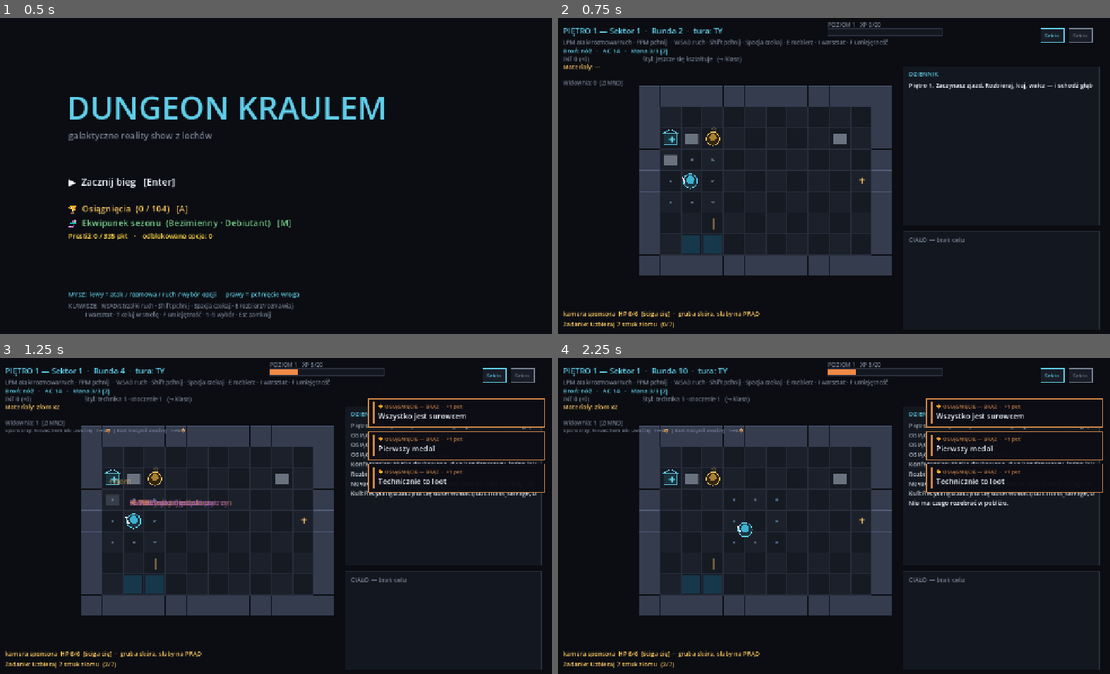
Above: before the commit, frames 1-4 (two rows, left to right).
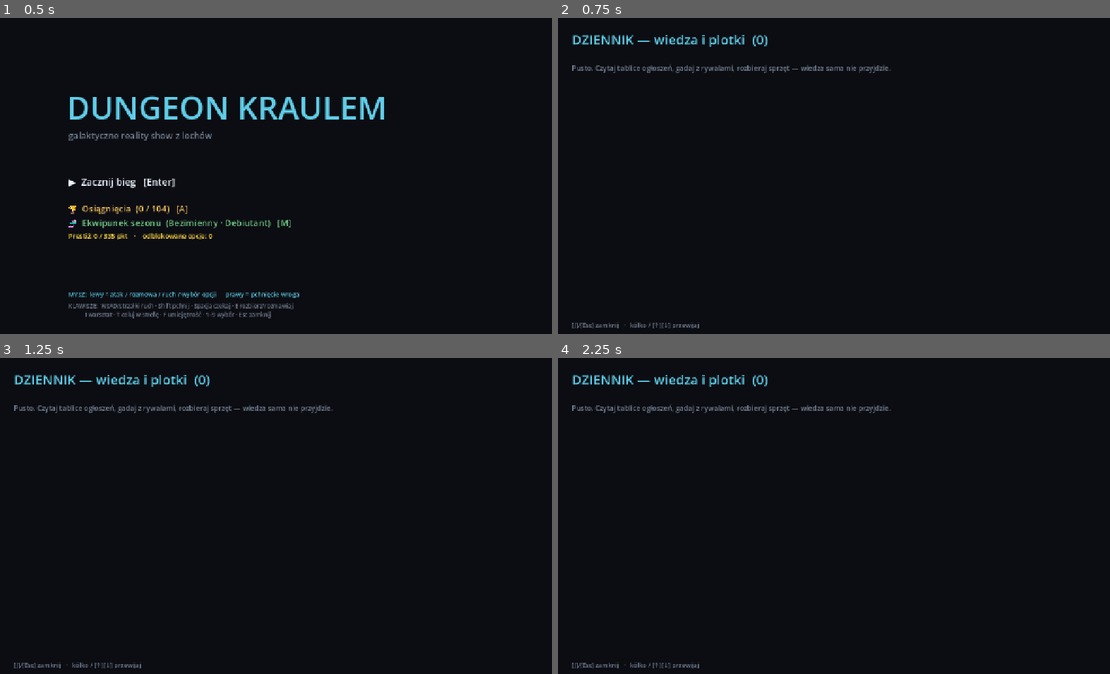
Above: after the commit, the same moments.

Repository: misiumen/crawlergame
Game: Godot game, scene res://scenes/Slice.tscn
Same seed, same stepped clock (60 frames per second), same inputs: the game is played once before the commit and once after it.
Inputs (mouse positions are in pixels of both pictures, inside the frame that each line leads up to):
- Up to frame 1 (0.5 s): no input
- Up to frame 2 (0.75 s): tap Enter at 0.5 s; move the mouse to (949, 160) at 0.52 s; hold Right from 0.53 s (still down); tap J at 0.6 s; click (949, 160) at 0.67 s
- Up to frame 3 (1.25 s): keep holding Right; tap Space at 0.77 s; tap E at 0.8 s
- Up to frame 4 (2.25 s): move the mouse to (712, 531) at 1.27 s; release Right at 1.28 s; hold Down 1.28-2.03 s; tap E at 1.35 s; click (712, 531) at 1.42 s; tap Space at 1.52, 2 s; tap J at 1.55, 2.1 s; move the mouse to (883, 446) at 2.02 s; hold Right from 2.03 s (still down); click (883, 446) at 2.17 s

Frame 1 is identical in both runs. In frame 2, 24% of the frame differs, in the area x 1-99%, y 1-99%; in frame 3, 26%; in frame 4, 26%.

Commit message:
Import 4/4: knowledge — clues + rumors journal (and a real Data-loading fix)
Ported systems/knowledge.py + the clue/rumor templates (25 clues, ~28 rumors with
reliability). A browsable intel log fed by the world:
- sim/knowledge.gd: random_rumor / random_clue from the templates + reliability label.
- Sources: the bulletin board (tablica) pulls 2 rumors; talking to a rival shares
  one; salvaging has ~18%% to turn up a clue.
- Journal screen [J]: scrollable list of everything learned, each tagged
  wiarygodne / niepewne / plotka by its truth value. Stored in player flags
  (persists in the save).
- Controls hint updated (F klasa · G towarzysz · Z zaklęcia · J dziennik).

DATA-LOADING FIX (latent bug surfaced while wiring this): the Data autoload
enumerated res://data with DirAccess, which returns NOTHING in headless mode, and
its _ready() does not fire under -s script tests — so sponsors/crawler/knowledge
content silently failed to load in those contexts. Data now lazy-loads on first
group() access and falls back to an explicit bundle manifest (works in editor,
exe AND headless). This also means the test suite finally exercises real content.

565 GUT checks (rumor draw + journal add/idempotency/draw). Boots clean; exe rebuilt.

Co-Authored-By: Claude Opus 4.8 (1M context) <noreply@anthropic.com>

Diff:
--- a/dungeon-kraulem-godot/autoload/Data.gd
+++ b/dungeon-kraulem-godot/autoload/Data.gd
@@ -3,31 +3,56 @@
 ## Bundles are produced by tools/export_json.py from the Python content modules.
 
 var bundles: Dictionary = {}   # "entity_templates" -> { "ENV": {...}, "MON": {...}, ... }
+var _loaded := false
 
 func _ready() -> void:
 	_load_all()
 
+## Explicit manifest of bundles. DirAccess enumeration of res:// returns nothing
+## in headless mode (only direct FileAccess by path works), so we can't rely on
+## listing — this known set loads in the editor, the exe AND headless.
+const MANIFEST := [
+	"body_plans", "celebrities", "clue_templates", "encounter_templates",
+	"entity_templates", "experimental_recipes", "failure_templates", "floor_archetypes",
+	"floor_objective_templates", "item_templates", "memetic_templates", "monster_salvage",
+	"npc_templates", "pets", "recipe_templates", "room_pool", "rumor_templates",
+	"safehouse_templates", "salvage_tables", "sponsor_voice_lines", "sponsors",
+]
+
+func _load_one(key: String) -> void:
+	var path := "res://data/" + key + ".json"
+	if not FileAccess.file_exists(path):
+		return
+	var text := FileAccess.get_file_as_string(path)
+	var parsed: Variant = JSON.parse_string(text)
+	if parsed == null:
+		push_error("Data: failed to parse " + key + ".json")
+	else:
+		bundles[key] = parsed
+
 func _load_all() -> void:
+	if _loaded:
+		return
+	_loaded = true
+	# Prefer DirAccess (auto-picks up any new bundles in the editor)...
 	var dir := DirAccess.open("res://data")
-	if dir == null:
-		push_error("Data: res://data not found — run tools/export_json.py")
-		return
-	dir.list_dir_begin()
-	var fname := dir.get_next()
-	while fname != "":
-		if not dir.current_is_dir() and fname.ends_with(".json"):
-			var key := fname.get_basename()
-			var text := FileAccess.get_file_as_string("res://data/" + fname)
-			var parsed: Variant = JSON.parse_string(text)
-			if parsed == null:
-				push_error("Data: failed to parse " + fname)
-			else:
-				bundles[key] = parsed
-		fname = dir.get_next()
-	dir.list_dir_end()
+	if dir != null:
+		dir.list_dir_begin()
+		var fname := dir.get_next()
+		while fname != "":
+			if not dir.current_is_dir() and fname.ends_with(".json"):
+				_load_one(fname.get_basename())
+			fname = dir.get_next()
+		dir.list_dir_end()
+	# ...but if enumeration found nothing (headless), fall back to the manifest.
+	if bundles.is_empty():
+		for key in MANIFEST:
+			_load_one(key)
 
 ## Fetch a named group from a bundle, e.g. group("entity_templates", "MON").
 func group(bundle: String, name: String) -> Variant:
+	if not _loaded:
+		_load_all()   # lazy init: _ready() doesn't fire for autoloads under -s tests
 	if bundles.has(bundle) and (bundles[bundle] as Dictionary).has(name):
 		return bundles[bundle][name]
 	return null
--- a/dungeon-kraulem-godot/scenes/BoardView.gd
+++ b/dungeon-kraulem-godot/scenes/BoardView.gd
@@ -71,6 +71,8 @@
 var _safehouse: Dictionary = {}      # open safehouse modal: {id, subtype} (non-empty = open)
 var _crawler: Dictionary = {}        # open rival-crawler parley modal: {id} (non-empty = open)
 var _spellbook := false               # spell list overlay (cast with mana)
+var _journal_screen := false          # knowledge journal overlay (clues + rumors)
+var _journal_scroll := 0.0
 const META_KIND_COL := {
 	"species":    Color(0.55, 0.92, 0.98),
 	"origin":     Color(1.00, 0.84, 0.27),
@@ -313,6 +315,11 @@
 				_meta_scroll += 56.0; queue_redraw(); return
 			elif mb.button_index == MOUSE_BUTTON_WHEEL_UP:
 				_meta_scroll = maxf(0.0, _meta_scroll - 56.0); queue_redraw(); return
+		if _journal_screen:
+			if mb.button_index == MOUSE_BUTTON_WHEEL_DOWN:
+				_journal_scroll += 56.0; queue_redraw(); return
+			elif mb.button_index == MOUSE_BUTTON_WHEEL_UP:
+				_journal_scroll = maxf(0.0, _journal_scroll - 56.0); queue_redraw(); return
 		if mb.button_index == MOUSE_BUTTON_LEFT:
 			# On-screen buttons/options first. Reverse order so panels drawn LAST
 			# (modals on top) win over board-HUD zones underneath them.
@@ -384,6 +391,14 @@
 			_crawler = {}; queue_redraw()
 		return
 
+	# Knowledge journal: scroll + close.
+	if _journal_screen:
+		if kc == KEY_ESCAPE or kc == KEY_J:
+			_journal_screen = false; queue_redraw()
+		elif kc == KEY_DOWN: _journal_scroll += 80.0; queue_redraw()
+		elif kc == KEY_UP:   _journal_scroll = maxf(0.0, _journal_scroll - 80.0); queue_redraw()
+		return
+
 	# Spellbook grabs input: number keys cast, Esc closes.
 	if _spellbook:
 		if kc == KEY_ESCAPE or kc == KEY_Z:
@@ -437,6 +452,10 @@
 	# [Z] open/close the spellbook
 	if kc == KEY_Z:
 		_spellbook = not _spellbook; queue_redraw(); return
+
+	# [J] open/close the knowledge journal
+	if kc == KEY_J:
+		_journal_screen = not _journal_screen; _journal_scroll = 0.0; queue_redraw(); return
 
 	# [L] open the skill-point allocation modal (if you've banked any)
 	if kc == KEY_L:
@@ -481,7 +500,7 @@
 		and _summary.is_empty() and _dlg.is_empty() and _box_anim.is_empty() \
 		and _route_offer.is_empty() and _class_offer.is_empty() and not _craft_open \
 		and _levelup.is_empty() and not _ach_screen and not _meta_screen \
-		and _safehouse.is_empty() and _crawler.is_empty() and not _spellbook
+		and _safehouse.is_empty() and _crawler.is_empty() and not _spellbook and not _journal_screen
 
 ## Viewport pixel -> board cell.
 func _cell_from_mouse(pos: Vector2) -> Vector2i:
@@ -1115,6 +1134,9 @@
 			sneak[int(e.get("target", -1))] = true
 	for e in evs:
 		match e.get("type"):
+			"salvage":
+				if _narr_rng.randf() < 0.18:          # dismantling sometimes turns up a clue
+					_learn_knowledge(Knowledge.random_clue(_narr_rng))
 			"damage":
 				var v = sim.entities.get(int(e.get("target", -1)))
 				if v != null and v.faction == "enemy":
@@ -1471,8 +1493,12 @@
 		"read":
 			if floor.audience != null:
 				floor.audience.change(3, "tablica")
+			var learned := 0
+			for _i in 2:                          # pull a couple of rumors into the journal
+				if _learn_knowledge(Knowledge.random_rumor(_narr_rng)):
+					learned += 1
 			var obj_line := Objectives.describe(floor.objective) if not floor.objective.is_empty() else "brak"
-			_log_push("Tablica: plotki z areny. Cel piętra: %s. (+3 widowni)" % obj_line)
+			_log_push("Tablica: %d nowych plotek. Cel piętra: %s. (+3 widowni)" % [learned, obj_line])
 		"buy":
 			if arg >= 0 and arg < Safehouse.BUY_MATS.size():
 				var entry: Dictionary = Safehouse.BUY_MATS[arg]
@@ -1489,6 +1515,23 @@
 				_log_push("Sprzedajesz: %s. (+%d złomu)" % [it.name_pl, price])
 	queue_redraw()
 
+## ── Knowledge: clues + rumors collected into a browsable journal ─────────────
+## Add an intel entry to the run journal if it's new (idempotent by key).
+func _learn_knowledge(entry: Dictionary) -> bool:
+	if entry.is_empty() or entry.get("text", "") == "":
+		return false
+	var journal: Array = floor.player.flags.get("journal", [])
+	for j in journal:
+		if (j as Dictionary).get("key", "") == entry["key"]:
+			return false
+	journal.append(entry)
+	floor.player.flags["journal"] = journal
+	var t: String = entry["text"]
+	_log_push("Notujesz [%s]: %s" % [Knowledge.reliability_label(float(entry.get("truth", 0.5))),
+		(t.substr(0, 72) + "…") if t.length() > 72 else t])
+	_add_floater(sim.player_id, "✎ notatka", COL_CYAN)
+	return true
+
 ## ── Rival crawlers: talk / rob (DEX gamble) / fight ──────────────────────────
 func _open_crawler(id: int) -> void:
 	var cr = sim.entities.get(id)
@@ -1511,6 +1554,7 @@
 		"talk":
 			if floor.audience != null:
 				floor.audience.change(3, "crawler")
+			_learn_knowledge(Knowledge.random_rumor(_narr_rng))   # rivals trade gossip
 			_log_push("%s gada chwilę. Widownia lubi rywalizację. (+3 widowni)" % cr.name_pl)
 			_crawler = {}
 		"rob":
@@ -1951,6 +1995,10 @@
 		_draw_meta_screen()
 		_draw_toasts()
 		return
+	if _journal_screen and sim != null:
+		_draw_journal()
+		_draw_toasts()
+		return
 	if _ach_screen:
 		_draw_ach_screen()
 		_draw_toasts()
@@ -2236,7 +2284,7 @@
 			HORIZONTAL_ALIGNMENT_LEFT, 320, 12, META_KIND_COL["species"])
 	# Controls hint (mouse-first)
 	draw_string(_font, Vector2(40, 60),
-		"LPM atak/rozmowa/ruch · PPM pchnij  ·  WSAD ruch · Shift pchnij · Spacja czekaj · E rozbierz · I warsztat · F umiejętność",
+		"LPM akcja · PPM pchnij · WSAD ruch · Spacja czekaj · E rozbierz · I warsztat · F klasa · G towarzysz · Z zaklęcia · J dziennik",
 		HORIZONTAL_ALIGNMENT_LEFT, -1, 13, COL_DIM)
 	# Weapon / coating / armor
 	var wln := "Broń: nóż"
@@ -2755,6 +2803,40 @@
 
 ## Level-up: spend banked skill points on a stat. Click a row (or press its
 ## number); the modal closes when the bank runs dry, or [Esc]/the button banks it.
+## Knowledge journal: every clue + rumor you've collected, with a reliability read.
+func _draw_journal() -> void:
+	draw_rect(Rect2(0, 0, 1280, 720), COL_BG)
+	var journal: Array = floor.player.flags.get("journal", [])
+	draw_string(_font, Vector2(60, 60), "DZIENNIK — wiedza i plotki  (%d)" % journal.size(),
+		HORIZONTAL_ALIGNMENT_LEFT, -1, 30, COL_CYAN)
+	if journal.is_empty():
+		draw_string(_font, Vector2(60, 120),
+			"Pusto. Czytaj tablice ogłoszeń, gadaj z rywalami, rozbieraj sprzęt — wiedza sama nie przyjdzie.",
+			HORIZONTAL_ALIGNMENT_LEFT, 1100, 16, COL_DIM)
+	var top := 100.0; var bottom := 680.0
+	var rh := 60.0
+	var content_h := journal.size() * rh
+	var max_scroll := maxf(0.0, content_h - (bottom - top))
+	_journal_scroll = clampf(_journal_scroll, 0.0, max_scroll)
+	for i in journal.size():
+		var e: Dictionary = journal[i]
+		var y := top + i * rh - _journal_scroll
+		if y + rh < top or y > bottom:
+			continue
+		var truth := float(e.get("truth", 0.5))
+		var tcol := COL_GREEN if truth >= 0.8 else (COL_AMBER if truth >= 0.5 else COL_DIM)
+		var kind := "ślad" if e.get("kind", "") == "clue" else "plotka"
+		draw_rect(Rect2(60, y, 1160, rh - 6), Color(0.08, 0.10, 0.13, 0.92))
+		draw_rect(Rect2(60, y, 1160, rh - 6), Color(tcol, 0.6), false, 1.0)
+		draw_string(_font, Vector2(74, y + 18), "[%s · %s]" % [kind, Knowledge.reliability_label(truth)],
+			HORIZONTAL_ALIGNMENT_LEFT, 300, 12, tcol)
+		draw_string(_font, Vector2(74, y + 42), e.get("text", ""),
+			HORIZONTAL_ALIGNMENT_LEFT, 1130, 14, COL_BRIGHT)
+	if max_scroll > 0.0:
+		draw_string(_font, Vector2(1160, 64), "▲▼", HORIZONTAL_ALIGNMENT_LEFT, -1, 14, COL_DIM)
+	draw_string(_font, Vector2(60, 702), "[J]/[Esc] zamknij   ·   kółko / [↑][↓] przewijaj",
+		HORIZONTAL_ALIGNMENT_LEFT, -1, 14, COL_DIM)
+
 ## Spellbook: cast at the nearest enemy for mana. Rows greyed when you can't pay.
 func _draw_spellbook() -> void:
 	var p := sim.player()
--- /dev/null
+++ b/dungeon-kraulem-godot/sim/knowledge.gd
@@ -0,0 +1,52 @@
+class_name Knowledge
+extends RefCounted
+## Clues, rumors + facts — ported from pygame systems/knowledge.py + the
+## clue/rumor template content. A lightweight, browsable intel log: the bulletin
+## board, rival crawlers and salvage feed it; the journal ([J]) shows each entry
+## with a reliability read (DCC rumors are often half-true — that's the point).
+##
+## A journal entry is a plain dict: {key, text, kind, truth, source}.
+
+static func _data(bundle: String, name: String) -> Variant:
+	var loop := Engine.get_main_loop()
+	if not (loop is SceneTree):
+		return null
+	var data_node := (loop as SceneTree).root.get_node_or_null("Data")
+	if data_node == null or not data_node.has_method("group"):
+		return null
+	return data_node.call("group", bundle, name)
+
+## A random rumor from any category: {key, text, kind:"rumor", truth, source}.
+static func random_rumor(rng: RandomNumberGenerator) -> Dictionary:
+	var raw: Variant = _data("rumor_templates", "RUMOR_TEMPLATES")
+	if not (raw is Dictionary):
+		return {}
+	var pool: Array = []
+	for cat in raw:
+		var lst: Variant = raw[cat]
+		if lst is Array:
+			pool.append_array(lst)
+	if pool.is_empty():
+		return {}
+	var r: Dictionary = pool[rng.randi_range(0, pool.size() - 1)]
+	return {"key": r.get("key", ""), "text": r.get("text", ""), "kind": "rumor",
+		"truth": float(r.get("truth", 0.5)), "source": "plotka"}
+
+## A random clue (found on the floor): {key, text, kind:"clue", truth, source}.
+static func random_clue(rng: RandomNumberGenerator) -> Dictionary:
+	var raw: Variant = _data("clue_templates", "CLUE_TEMPLATES")
+	if not (raw is Dictionary) or (raw as Dictionary).is_empty():
+		return {}
+	var keys: Array = (raw as Dictionary).keys()
+	var k: String = keys[rng.randi_range(0, keys.size() - 1)]
+	var c: Dictionary = raw[k]
+	return {"key": k, "text": c.get("text", ""), "kind": "clue",
+		"truth": 0.9, "source": c.get("source", "ślad")}
+
+## How much to trust an entry, as a Polish label + a color hint key.
+static func reliability_label(truth: float) -> String:
+	if truth >= 0.8:
+		return "wiarygodne"
+	if truth >= 0.5:
+		return "niepewne"
+	return "plotka"
--- a/dungeon-kraulem-godot/tests/test_view.gd
+++ b/dungeon-kraulem-godot/tests/test_view.gd
@@ -316,6 +316,19 @@
 		_ck(bv.sim.entities[861].faction == "enemy" and bv.sim.entities[861].max_hp > 1,
 			"fighting provokes the rival into a real enemy")
 
+	# knowledge: clues/rumors collected into a browsable journal
+	bv.floor.player.flags.erase("journal")
+	var rum: Dictionary = Knowledge.random_rumor(bv._narr_rng)
+	_ck(not rum.is_empty() and rum.has("text"), "a rumor is drawn from the templates")
+	_ck(bv._learn_knowledge(rum), "learning a new clue/rumor adds it to the journal")
+	_ck(not bv._learn_knowledge(rum), "the same entry is not learned twice (idempotent by key)")
+	_ck((bv.floor.player.flags.get("journal", []) as Array).size() == 1, "the journal holds the entry")
+	bv._journal_screen = true
+	for i in 2:
+		bv._process(0.016)
+	_ck(true, "the knowledge journal draws without crash")
+	bv._journal_screen = false
+
 	# hammer many actions + frames; must never crash
 	for i in 30:
 		bv.handle_dir(Vector2i.LEFT)
Not shown, added: dungeon-kraulem-godot/sim/knowledge.gd.uid
